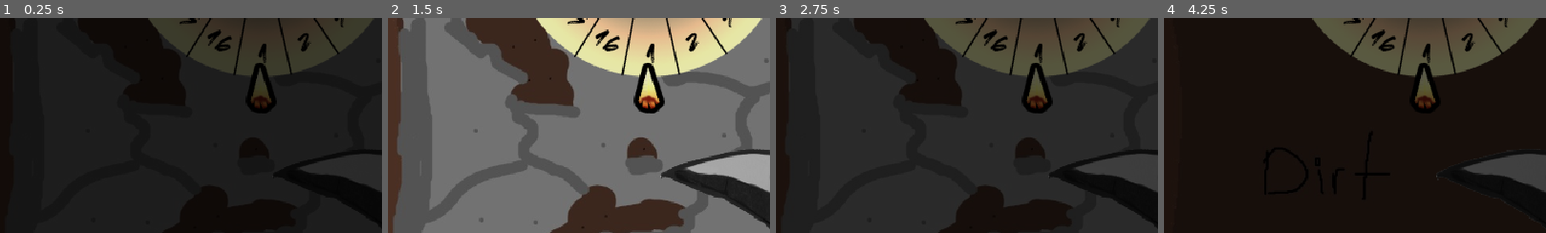
Above: before the commit, frames 1-4 (left to right).
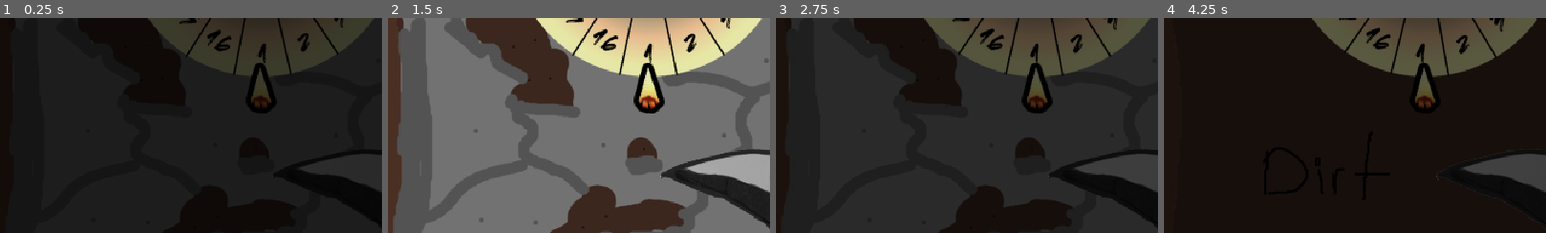
Above: after the commit, the same moments.

Repository: TezzyBear/brackeys-2025-2
Game: Godot game, scene res://scenes/game.tscn
Same seed, same stepped clock (60 frames per second), same inputs: the game is played once before the commit and once after it.
Inputs (mouse positions are % of the whole screen's width and height, from its top left):
- Up to frame 1 (0.25 s): no input
- Up to frame 2 (1.5 s): move the mouse to (72, 45) at 0.52 s; click (72, 45) at 0.6 s; move the mouse to (30, 55) at 1.27 s; tap Q (hack_1) at 1.35 s
- Up to frame 3 (2.75 s): move the mouse to (60, 28) at 2.02 s; click (60, 28) at 2.1 s
- Up to frame 4 (4.25 s): move the mouse to (45, 70) at 2.77 s; tap Q (hack_1) at 2.85 s; move the mouse to (80, 65) at 3.52 s; click (80, 65) at 3.6 s
The pictures show only the part of the screen within x 16-66%, y 0-50%; the shares and areas given below are measured in that part.

The runs differ from the first frame. In frame 1, less than 0.1% of the frame differs, in the area x 49-89%, y 11-26%; in frame 2, 2.1%; in frame 3, 2.1%; in frame 4, 2.3%, in the area x 45-98%, y 0-27%.

Commit message:
ui time connected to game manager

Diff:
--- a/scenes/ui/panel_time.gd
+++ b/scenes/ui/panel_time.gd
@@ -1,6 +1,6 @@
 extends Panel
 
-class_name PanelTime
+class_name UITime
 
 @onready var wheel: TextureRect = $Wheel
 @onready var pin: TextureRect = $Pin
--- a/scripts/managers/game_manager.gd
+++ b/scripts/managers/game_manager.gd
@@ -13,6 +13,7 @@
 var rendered_scene: SceneManager = null
 var dig_scene: DigSceneManager = null
 var interaction_scene: InteractionSceneManager = null
+@export var time_until_lose: float = 480.0
 
 # Progress Variables
 var level_index := 0 # Position in level
@@ -31,6 +32,7 @@
 	add_chunk(random_chunk)
 
 	transition_to_scene(load("res://scenes/dig.tscn"))
+	(canvas_ui.get_node("PanelTime") as UITime).start(time_until_lose)
 
 func _process(delta: float) -> void:
 	pass
